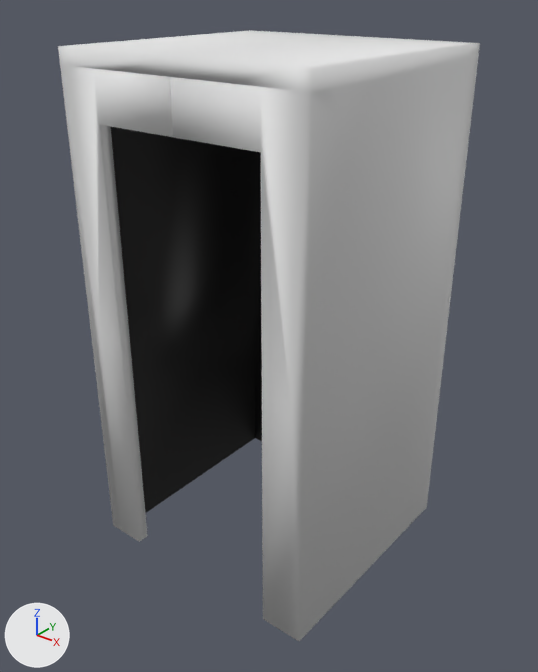
One commit to the OBJ model Assets/3DModels/orangebox.obj: the scene before it, then after it.
One viewpoint serves both versions: a camera (50 mm lens) standing at (3.59, -4.48, 4.58) and looking at (0.02, -0.02, 1.82). Arrows for +X, +Y and +Z are at lower left; the lights stay in place. Where no turn or scale is listed for an object, it has been applied to the vertices.

Objects in the first picture: 'Cube_Cube.002'.
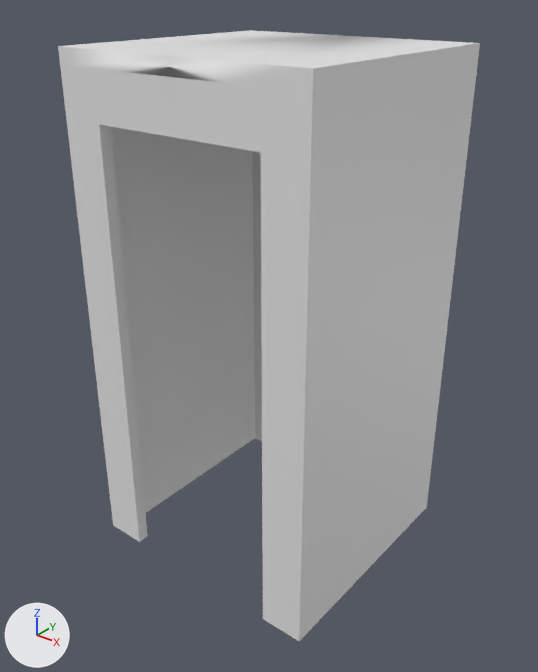
Where the change shows, as pixel boxes [x1, y1, x2, y2] in the pictures (538 x 672 px):
'Cube_Cube.002', recoloured, shading changed
    both: [58, 30, 479, 641]
part 1 of me_cube_cube_002, shading changed
    both: [58, 30, 480, 641]

The change in detail:
Material 'Material.002' (mat_material_002) changes colour from black #000000 to white #e7e7e7; in linear values from (0.0, 0.0, 0.0) to (0.8, 0.8, 0.8).
me_cube_cube_002 has 93 vertices, 85 faces and spans x -1.11..1.11, y -1.0..1.12, z -0.17..4.13.
me_cube_cube_002 is used by ob_cube_cube_002; location (0.0, 0.0, 0.0).
me_cube_cube_002 part 1: edges marked sharp go from 0 to 90.
